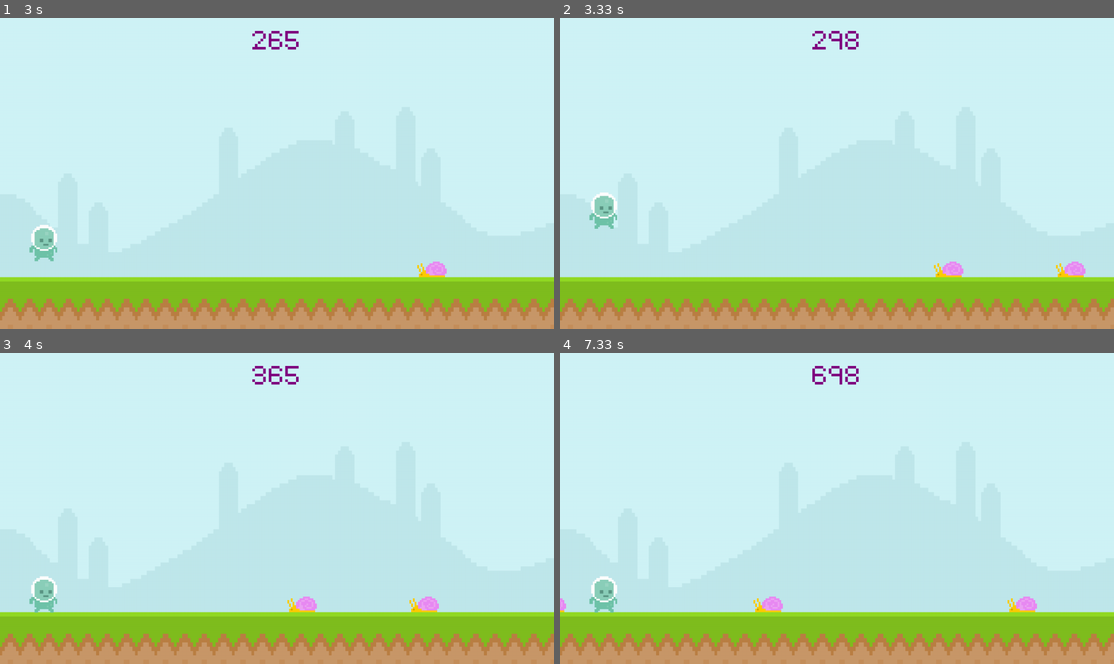
Above: before the commit, frames 1-4 (two rows, left to right).
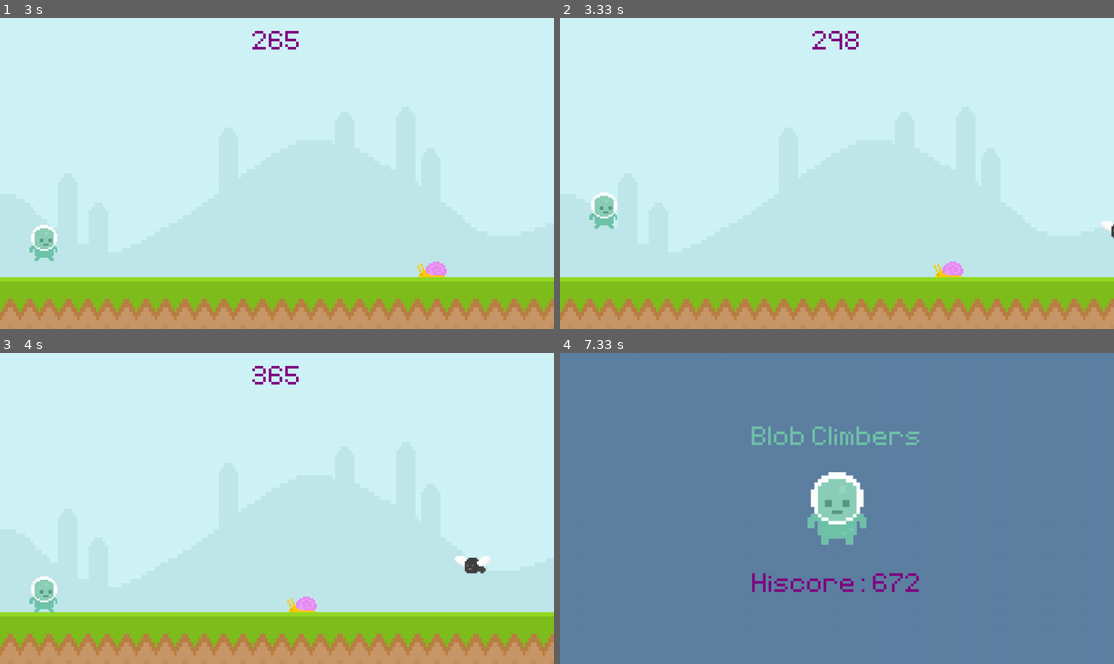
Above: after the commit, the same moments.

Repository: Zyphaex/pygame
Game: pygame game, started from main.py
The game is run twice, just before and just after one commit, with the same random seed, the same clock (stepped at 60 frames per second) and the same inputs.
Inputs (mouse positions are in pixels of both pictures, inside the frame that each line leads up to):
- Up to frame 1 (3 s): tap Space at 0.33 s; click (277, 195) at 0.72 s; click (481, 282) at 1.55 s; click (249, 254) at 2.38 s
- Up to frame 2 (3.33 s): click (759, 108) at 3.22 s
- Up to frame 3 (4 s): no input
- Up to frame 4 (7.33 s): click (1008, 502) at 4.05 s; click (676, 449) at 4.88 s; click (676, 489) at 5.72 s; click (670, 623) at 6.55 s

Frame 1 is identical in both runs. In frame 2, 0.3% of the frame differs, in the area x 89-100%, y 65-84%; in frame 3, 0.5%; in frame 4, 100%, in the area x 0-100%, y 0-100%.

Commit message:
Add fly obstacle

Diff:
--- a/main.py
+++ b/main.py
@@ -2,7 +2,7 @@
 from sys import exit
 from random import randint
 
-from utilities.constants import SCREEN_WIDTH, SCREEN_HEIGHT, FPS, PURPLE, GROUND_HEIGHT, FONT_PATH, SKY_PATH, GROUND_PATH, PLAYER_PATH, SNAIL_PATH, PLAYER_STAND_PATH
+from utilities.constants import SCREEN_WIDTH, SCREEN_HEIGHT, FPS, PURPLE, GROUND_HEIGHT, FONT_PATH, SKY_PATH, GROUND_PATH, PLAYER_PATH, SNAIL_PATH, FLY_PATH, PLAYER_STAND_PATH
 
 pygame.init()
 pygame.display.set_caption('Blob Climbers')
@@ -26,7 +26,8 @@
 
 # Obstacles
 snail_surf = pygame.image.load(SNAIL_PATH).convert_alpha()
-snail_rect = snail_surf.get_rect(midbottom=(SCREEN_WIDTH, GROUND_HEIGHT))
+fly_surf = pygame.image.load(FLY_PATH).convert_alpha()
+
 obstacle_rect_list = []
 obstacle_timer = pygame.USEREVENT + 1
 pygame.time.set_timer(obstacle_timer, 1500)
@@ -35,9 +36,15 @@
     if obstacle_list:
         for obstacle_rect in obstacle_list:
             obstacle_rect.x -= 5
-            screen.blit(snail_surf, obstacle_rect)
+
+            if obstacle_rect.bottom == GROUND_HEIGHT:
+                screen.blit(snail_surf, obstacle_rect)
+            else:
+                screen.blit(fly_surf, obstacle_rect)
+
         obstacle_list = [obstacle for obstacle in obstacle_list if obstacle.x > -100]
         return obstacle_list
+
     else:
         return []
 
@@ -47,6 +54,7 @@
         for obstacle_rect in obstacles:
             if player.colliderect(obstacle_rect):
                 return False
+
     return True
 
 # Score
@@ -55,6 +63,7 @@
     score_surf = font.render(f'{score}', False, PURPLE)
     score_rect = score_surf.get_rect(center=(SCREEN_WIDTH // 2, 60))
     screen.blit(score_surf, score_rect)
+
     return score
 
 # Main Menu
@@ -80,11 +89,13 @@
         else:
             if event.type == pygame.KEYDOWN and event.key == pygame.K_SPACE:
                 game_active = True
-                snail_rect.left = SCREEN_WIDTH
                 start_time = int(pygame.time.get_ticks() / 10)
 
         if event.type == obstacle_timer and game_active:
-            obstacle_rect_list.append(snail_surf.get_rect(midbottom=(randint(SCREEN_WIDTH, SCREEN_WIDTH + 200), GROUND_HEIGHT)))
+            if randint(0, 2):
+                obstacle_rect_list.append(snail_surf.get_rect(midbottom=(randint(SCREEN_WIDTH, SCREEN_WIDTH + 200), GROUND_HEIGHT)))
+            else:
+                obstacle_rect_list.append(fly_surf.get_rect(midbottom=(randint(SCREEN_WIDTH, SCREEN_WIDTH + 200), GROUND_HEIGHT - 90)))
 
     if game_active:
         screen.blit(sky_surf, (0, 0))
--- a/utilities/constants.py
+++ b/utilities/constants.py
@@ -7,13 +7,18 @@
 PURPLE = '#800080'
 PINK = '#FFC0CB'
 
-# MECHANICS
+# POSITIONS
 GROUND_HEIGHT = 600
 
 # FILE PATHS
 FONT_PATH = 'assets/font/Pixeltype.ttf'
+# World
 SKY_PATH = 'assets/graphics/sky.png'
 GROUND_PATH = 'assets/graphics/ground.png'
+# Player
 PLAYER_PATH = 'assets/graphics/player/player_walk_1.png'
+# Obstacles
 SNAIL_PATH = 'assets/graphics/snail/snail_1.png'
+FLY_PATH = 'assets/graphics/fly/fly_1.png'
+# Main Menu
 PLAYER_STAND_PATH = 'assets/graphics/player/player_stand.png'
